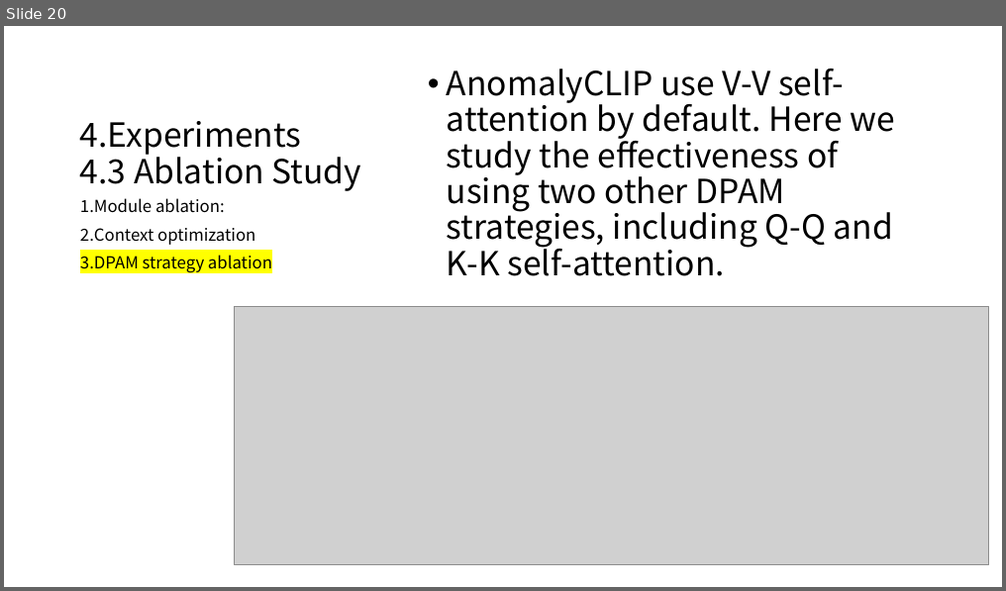
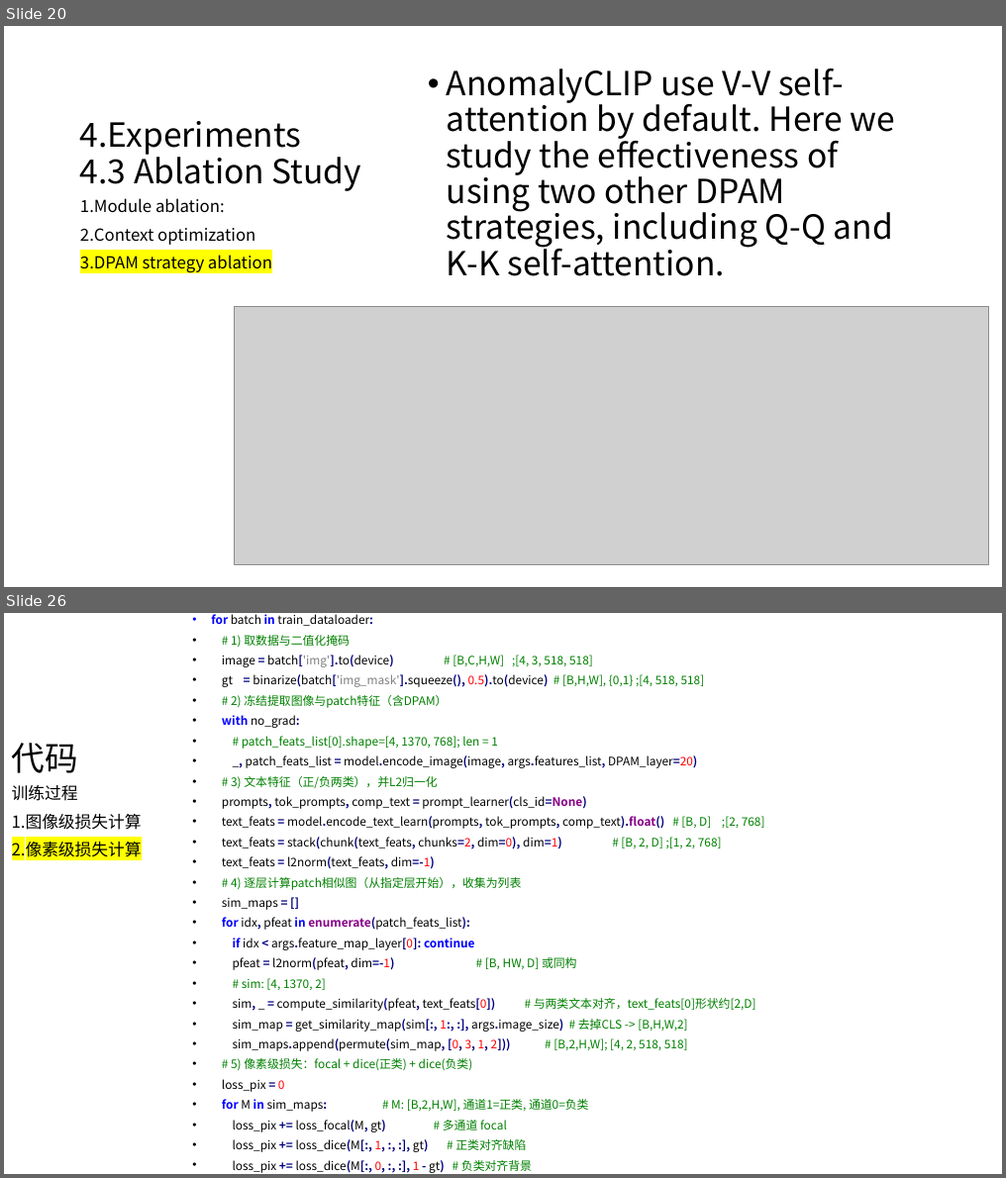
Before and after one commit to wushengxin2012/fileRepository, a slide deck: 2310.18961v10-AnomlyClip.pptx. Shown one above the other, each under a label of ours: slide 20 before the commit, slides 20 and 26 after it; the slides between them are not shown. The pictures are 1006x591 and 1006x1178 pixels, drawn with LibreOffice and Linux fonts; fonts in the diff are those of the drawing; grey boxes stand for pictures. Boxes give left, top, right and bottom in pixels: in the first picture for what was removed or moved away, otherwise in the second. Text is boxed around its words. In the diff, an @@ line names an element or a change of style, - is before the commit and + after.

```diff
--- a/2310.18961v10-AnomlyClip.pptx
+++ b/2310.18961v10-AnomlyClip.pptx
@@ slide 26 added at [4, 613, 1002, 1174], background #FFFFFF @@
@@ text added at [211, 614, 765, 1173], 11.2 pt, text #000000 @@
+• for batch in train_dataloader:
+• # 1) 取数据与二值化掩码
+• image = batch['img'].to(device) # [B,C,H,W] ;[4, 3, 518, 518]
+• gt = binarize(batch['img_mask'].squeeze(), 0.5).to(device) # [B,H,W], {0,1} ;[4, 518, 518]
+• # 2) 冻结提取图像与patch特征（含DPAM）
+• with no_grad:
+• # patch_feats_list[0].shape=[4, 1370, 768]; len = 1
+• _, patch_feats_list = model.encode_image(image, args.features_list, DPAM_layer=20)
+• # 3) 文本特征（正/负两类），并L2归一化
+• prompts, tok_prompts, comp_text = prompt_learner(cls_id=None)
+• text_feats = model.encode_text_learn(prompts, tok_prompts, comp_text).float() # [B, D] ;[2, 768]
+• text_feats = stack(chunk(text_feats, chunks=2, dim=0), dim=1) # [B, 2, D] ;[1, 2, 768]
+• text_feats = l2norm(text_feats, dim=-1)
+• # 4) 逐层计算patch相似图（从指定层开始），收集为列表
+• sim_maps = []
+• for idx, pfeat in enumerate(patch_feats_list):
+• if idx < args.feature_map_layer[0]: continue
+• pfeat = l2norm(pfeat, dim=-1) # [B, HW, D] 或同构
+• # sim: [4, 1370, 2]
+• sim, _ = compute_similarity(pfeat, text_feats[0]) # 与两类文本对齐，text_feats[0]形状约[2,D]
+• sim_map = get_similarity_map(sim[:, 1:, :], args.image_size) # 去掉CLS -> [B,H,W,2]
+• sim_maps.append(permute(sim_map, [0, 3, 1, 2])) # [B,2,H,W]; [4, 2, 518, 518]
+• # 5) 像素级损失：focal + dice(正类) + dice(负类)
+• loss_pix = 0
+• for M in sim_maps: # M: [B,2,H,W], 通道1=正类, 通道0=负类
+• loss_pix += loss_focal(M, gt) # 多通道 focal
+• loss_pix += loss_dice(M[:, 1, :, :], gt) # 正类对齐缺陷
+• loss_pix += loss_dice(M[:, 0, :, :], 1 - gt) # 负类对齐背景
@@ title added at [12, 743, 78, 773], 32 pt, text #000000 @@
+代码
@@ text added at [12, 785, 142, 861], 16 pt, text #000000 @@
+训练过程
+1.图像级损失计算
+2.像素级损失计算
```
Also in this commit, not shown: 2 slides changed, 3 other slides added.
